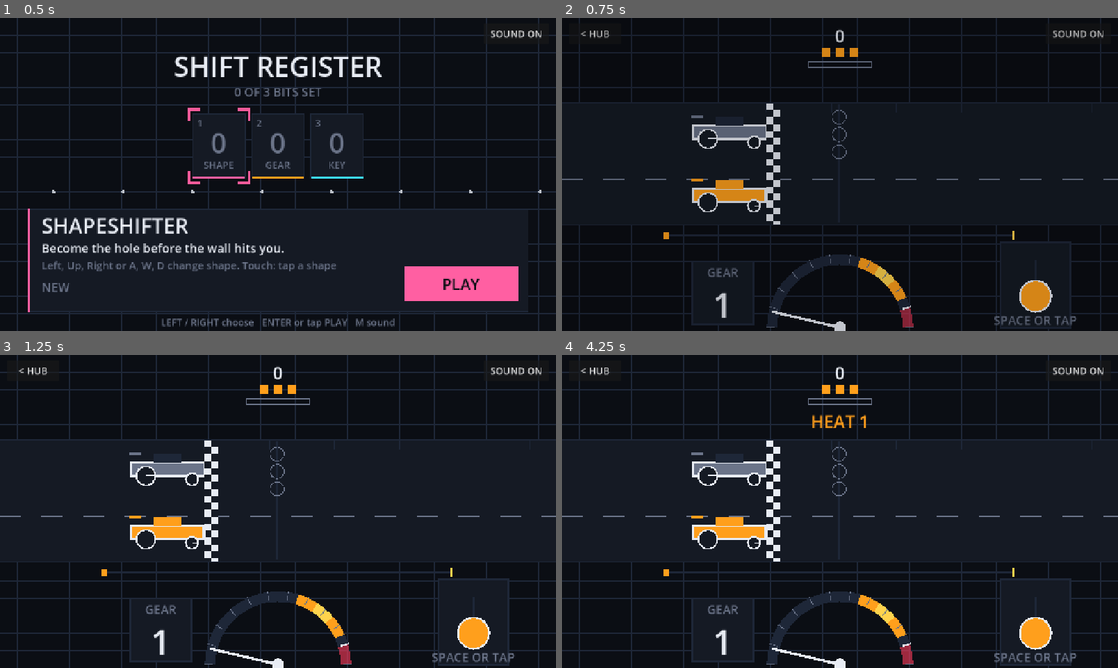
Above: before the commit, frames 1-4 (two rows, left to right).
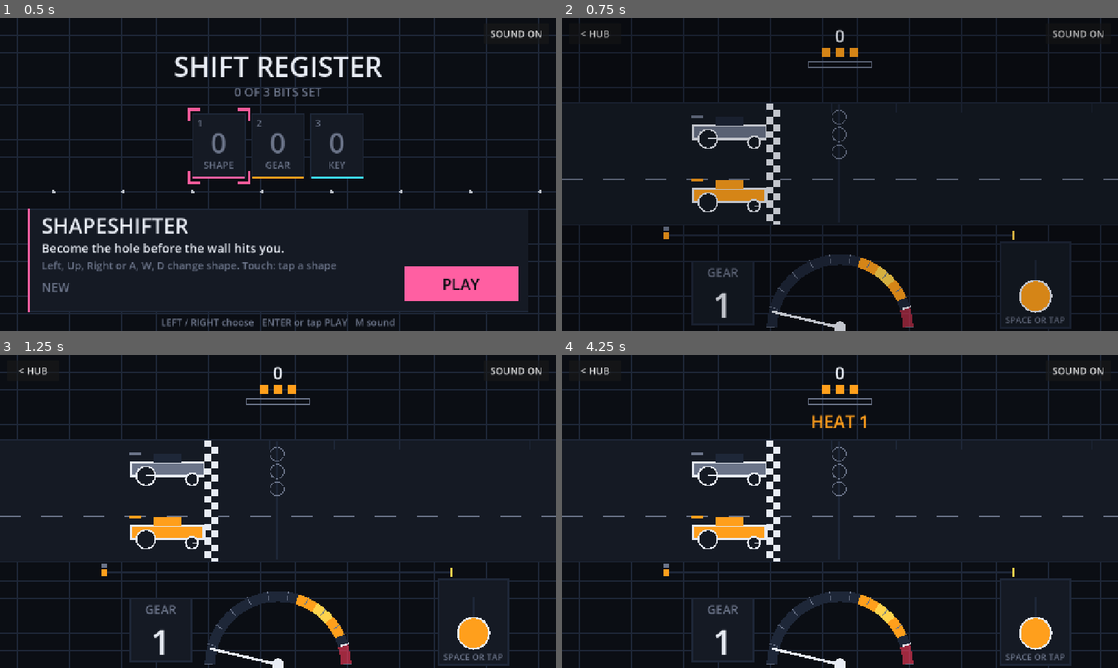
Above: after the commit, the same moments.

Repository: iladin/game-off-2026
Game: Godot game, scene res://main.tscn
The game is run twice, just before and just after one commit, with the same random seed, the same clock (stepped at 60 frames per second) and the same inputs.
Inputs (mouse positions are in pixels of both pictures, inside the frame that each line leads up to):
- Up to frame 1 (0.5 s): no input
- Up to frame 2 (0.75 s): tap Enter (ui_accept) at 0.5 s; move the mouse to (962, 158) at 0.52 s; hold Right (ui_right) from 0.53 s (still down); tap Space at 0.6 s; click (962, 158) at 0.67 s
- Up to frame 3 (1.25 s): keep holding Right (ui_right); tap Enter (ui_accept) at 0.77 s
- Up to frame 4 (4.25 s): release Right (ui_right) at 1.25 s; click "< HUB" at 1.25 s; click "SOUND ON" at 2 s; click "SOUND OFF" at 2.75 s; tap Enter (ui_accept) at 3.5, 3.77 s; move the mouse to (728, 527) at 3.52 s; hold Left (ui_left) from 3.53 s (still down); tap Shift at 3.6 s

Frame 1 is identical in both runs. In frame 2, 0.3% of the frame differs, in the area x 18-93%, y 66-99%; in frame 3, 0.3%; in frame 4, 0.3%.

Commit message:
Gear Grind: lever label, TOP label, mini-map and tach arc layout fixes (T-0006)
Drawing/layout only in strip_draw.gd; rules.gd unchanged.
- SPACE OR TAP: 20 px, width 150, baseline 702: fully inside the lever box,
  ~8-10 px clearance to the bottom edge, ~11 px below the resting knob. PASS
  (start.png, play-240.png, play-1500.png).
- TOP label moved from the dial centre (in the needle sweep) to (880,700), >= 47 px
  from the tach's max extent at that height. PASS by geometry; not yet captured on
  screen in a top-gear frame.
- Rival mini-map square moved to y 479 (player at 493): no overlap, rival visible.
  PASS (start.png, play-1500.png).
- Tach band arcs drawn with 160 points instead of 32: no segment steps. PASS
  (start.png zoom).
- ./scripts/check.sh geargrind PASS.

Built by Claude Sonnet (Gameplay Engineer), verified by QA Lead. Studio run R0004.

Co-Authored-By: Claude Opus 5.5 <noreply@anthropic.com>
Claude-Session: https://claude.ai/code/session_016YmgZm36qF5FTXAG5tps1Y

Diff:
--- a/games/geargrind/strip_draw.gd
+++ b/games/geargrind/strip_draw.gd
@@ -120,13 +120,13 @@
 	ci.draw_line(Vector2(240, 500), Vector2(1040, 500), TRACE, 4.0)
 	ci.draw_rect(Rect2(1038, 490, 4, 20), GOOD)
 	var rx := 240.0 + 800.0 * rival_d / Rules.TRACK
-	ci.draw_rect(Rect2(rx - 6, 494, 12, 12), DIM)
+	ci.draw_rect(Rect2(rx - 6, 479, 12, 12), DIM)
 	var px := 240.0 + 800.0 * d / Rules.TRACK
 	ci.draw_rect(Rect2(px - 7, 493, 14, 14), ACCENT)
 
 
 static func _arc(ci: CanvasItem, r0: float, r1: float, col: Color, w: float = 24.0) -> void:
-	ci.draw_arc(TACH_C, TACH_R - 14.0, Rules.needle_angle(r0), Rules.needle_angle(r1), 32, col, w)
+	ci.draw_arc(TACH_C, TACH_R - 14.0, Rules.needle_angle(r0), Rules.needle_angle(r1), 160, col, w)
 
 
 static func draw_tach(ci: CanvasItem, shown: float, lo: float, hi: float, top_gear: bool, red_t: float, t: float, in_band: bool) -> void:
@@ -134,7 +134,7 @@
 	var red_col := BAD if (red_t > 0.0 and sin(TAU * 4.0 * t) > 0.0) else Color(BAD, 0.6)
 	_arc(ci, 1.0, Rules.RPM_MAX, red_col)
 	if top_gear:
-		text(ci, "TOP", TACH_C.x, 660, 28, DIM, 200.0)
+		text(ci, "TOP", 880, 700, 28, DIM, 120.0)
 	else:
 		_arc(ci, lo, hi, ACCENT)
 		var c := (lo + hi) * 0.5
@@ -169,7 +169,7 @@
 	ci.draw_circle(Vector2(1090, knob_y), 36.0, ACCENT)
 	ci.draw_arc(Vector2(1090, knob_y), 36.0, 0.0, TAU, 32, INK, 4.0)
 	if label:
-		text(ci, "SPACE OR TAP", 1090, 706, 28, DIM, 300.0)
+		text(ci, "SPACE OR TAP", 1090, 702, 20, DIM, 150.0)
 
 
 static func draw_hud(ci: CanvasItem, score: int, lives: int, wins: int, win_k: float, life_flash: float, banner: String, banner_col: Color, banner_alpha: float) -> void:
